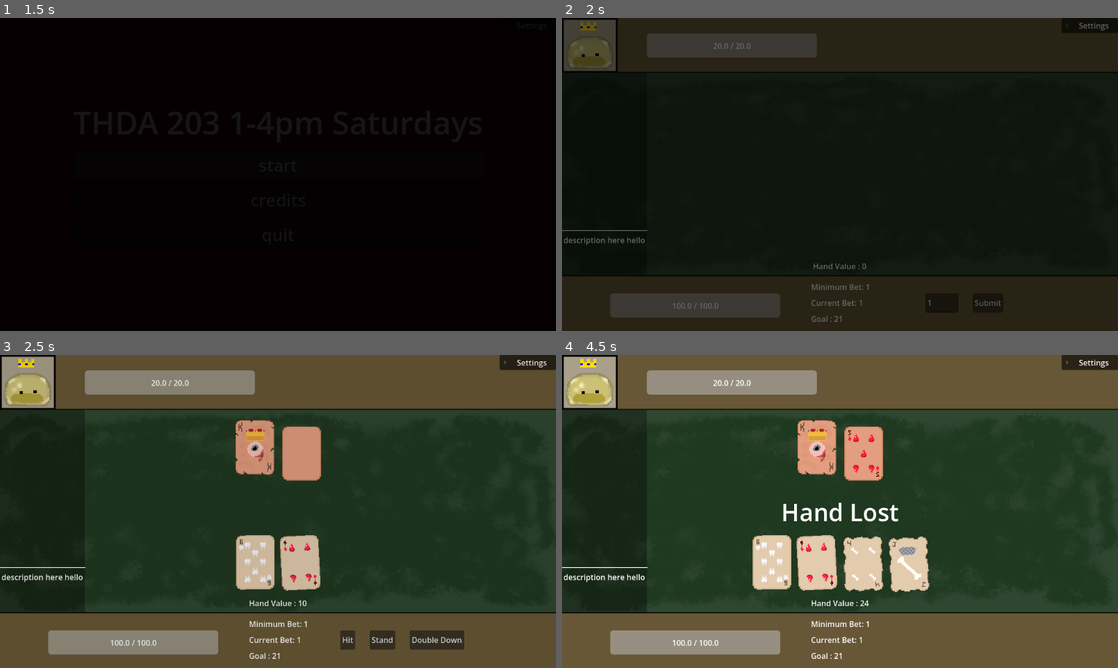
Above: before the commit, frames 1-4 (two rows, left to right).
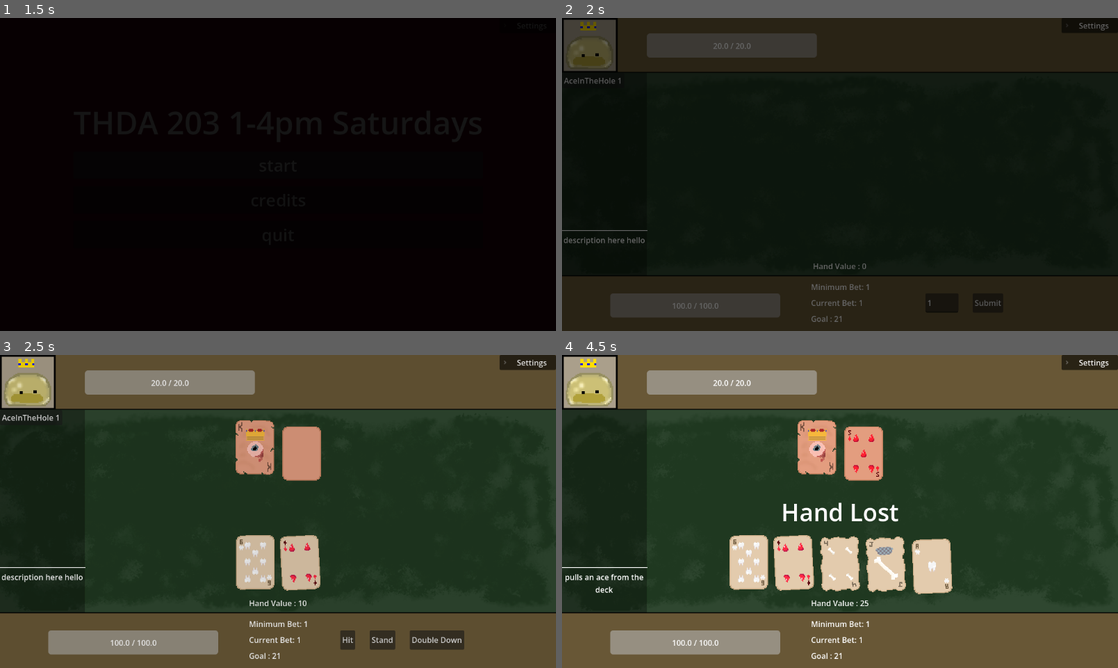
Above: after the commit, the same moments.

Repository: ZaneSoCool/GDaM-Mega-Collab-Fall-2025
Game: Godot game, scene res://Scenes/Menu.tscn
Two runs of this game, one before a commit and one after it. Both use one fixed random seed, a clock stepped at 60 frames per second and the inputs below.
Inputs (mouse positions are in pixels of both pictures, inside the frame that each line leads up to):
- Up to frame 1 (1.5 s): click "start" at 0.5 s; click "start" at 1.25 s
- Up to frame 2 (2 s): no input
- Up to frame 3 (2.5 s): click "Submit" at 2 s
- Up to frame 4 (4.5 s): click "Hit" at 2.75 s; click "Double Down" at 3.5 s; click (595, 417) at 4.25 s, where only the run after the commit has a clickable "AceInTheHole 1"

Frame 1 is identical in both runs. In frame 2, less than 0.1% of the frame differs, in the area x 0-11%, y 19-22%; in frame 3, 0.1%; in frame 4, 4.8%, in the area x 0-71%, y 57-81%.

Commit message:
bug fixes
-old powerups were unusable
-aces sometimes calculated incorrectly

Diff:
--- a/Scripts/Global.gd
+++ b/Scripts/Global.gd
@@ -11,7 +11,7 @@
 	"Backjack" : 0,
 	"LowBall" : 0,
 	"SickleCell" : 0,
-	"AceInTheHole" : 0,
+	"AceInTheHole" : 1,
 	"DoubleDown" : 0,
 	"Slurp" : 0,
 	"Rawr" : 0
--- a/Scripts/blackjack.gd
+++ b/Scripts/blackjack.gd
@@ -12,8 +12,8 @@
 #internal variables
 var playerHand = 0
 var dealerHand = 0
-var playerCards = []
-var dealerCards = []
+var playerCards : Array[Card] = []
+var dealerCards : Array[Card] = []
 var passivePowerups = []
 
 var deck : Array[Array] = []
@@ -178,11 +178,11 @@
 
 	if forPlayer:
 		playerCards.append(card)
-		totalHand(forPlayer, card_info)
+		totalHand(forPlayer)
 		player_cards_visualized.add_child(card)
 	else:
 		dealerCards.append(card)
-		totalHand(forPlayer, card_info)
+		totalHand(forPlayer)
 		dealer_cards_visualized.add_child(card)
 
 	checkEndGame()
@@ -209,38 +209,43 @@
 
 	if forPlayer:
 		playerCards.append(card)
-		totalHand(forPlayer, card_info)
+		totalHand(forPlayer)
 		player_cards_visualized.add_child(card)
 	else:
 		dealerCards.append(card)
-		totalHand(forPlayer, card_info)
+		totalHand(forPlayer)
 		dealer_cards_visualized.add_child(card)
 
 	checkEndGame()
 
 #sums up hand for stuff
-func totalHand(forPlayer : bool, card_info : Array):
-
+func totalHand(forPlayer : bool):
 	if forPlayer:
-		if card_info[0] > 10:
-			playerHand += 10
-		elif card_info[0] == 1:
-			if playerHand + 11 > twentyOne:
-				playerHand += 1
+		sortCards(playerCards)
+		playerHand = 0
+		for card in playerCards:
+			if card.card_id > 10:
+				playerHand += 10
+			elif card.card_id == 1:
+				if playerHand + 11 > twentyOne:
+					playerHand += 1
+				else:
+					playerHand += 11
 			else:
-				playerHand += 11
-		else:
-			playerHand += card_info[0]
-	else:
-		if card_info[0] > 10:
-			dealerHand += 10
-		elif card_info[0] == 1:
-			if dealerHand + 11 > twentyOne:
-				dealerHand += 1
+				playerHand += card.card_id
+	else:
+		sortCards(dealerCards)
+		dealerHand = 0
+		for card in dealerCards:
+			if card.card_id > 10:
+				dealerHand += 10
+			elif card.card_id == 1:
+				if dealerHand + 11 > twentyOne:
+					dealerHand += 1
+				else:
+					dealerHand += 11
 			else:
-				dealerHand += 11
-		else:
-			dealerHand += card_info[0]
+				dealerHand += card.card_id
 
 	updateHandValue()
 
@@ -339,3 +344,6 @@
 	var allCards = dealerCards+playerCards
 	for card in allCards:
 		card.setup_card_texture(card.card_id, card.card_suite)
+
+func sortCards(hand : Array[Card]):
+	hand.sort_custom(func(a, b): return a.card_id > b.card_id)
--- a/Scripts/powerUps/ace_in_the_hole.gd
+++ b/Scripts/powerUps/ace_in_the_hole.gd
@@ -4,3 +4,6 @@
 
 func localUse():
 	blackJackScene.dealSpecificCard(true, true, 1, 0)
+
+func canUse():
+	return true
--- a/Scripts/powerUps/back_jack.gd
+++ b/Scripts/powerUps/back_jack.gd
@@ -9,3 +9,6 @@
 	#check if dealer has 21
 	if blackJackScene.dealerHand == 21:
 		use()
+
+func canUse():
+	return true
